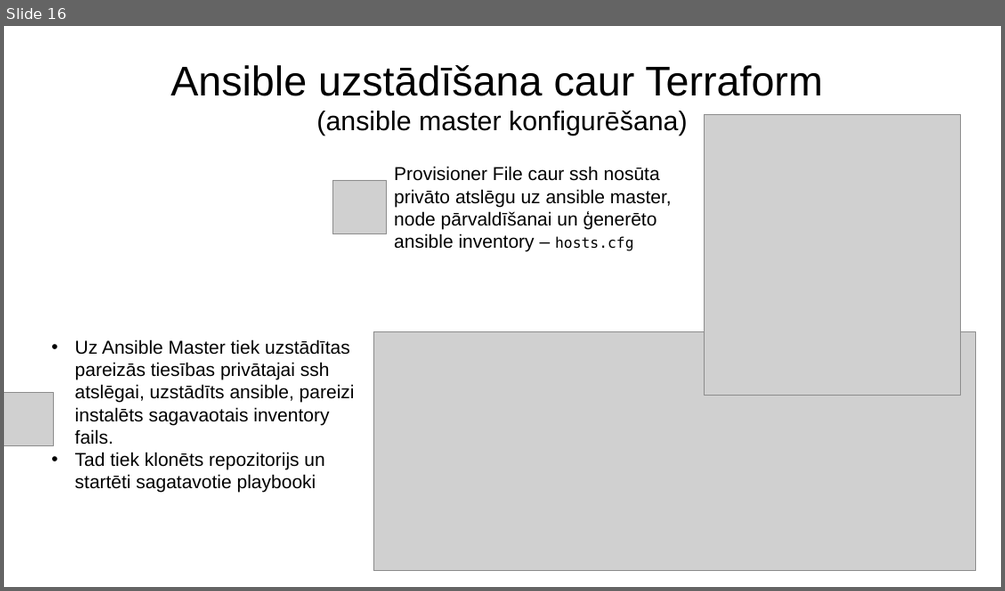
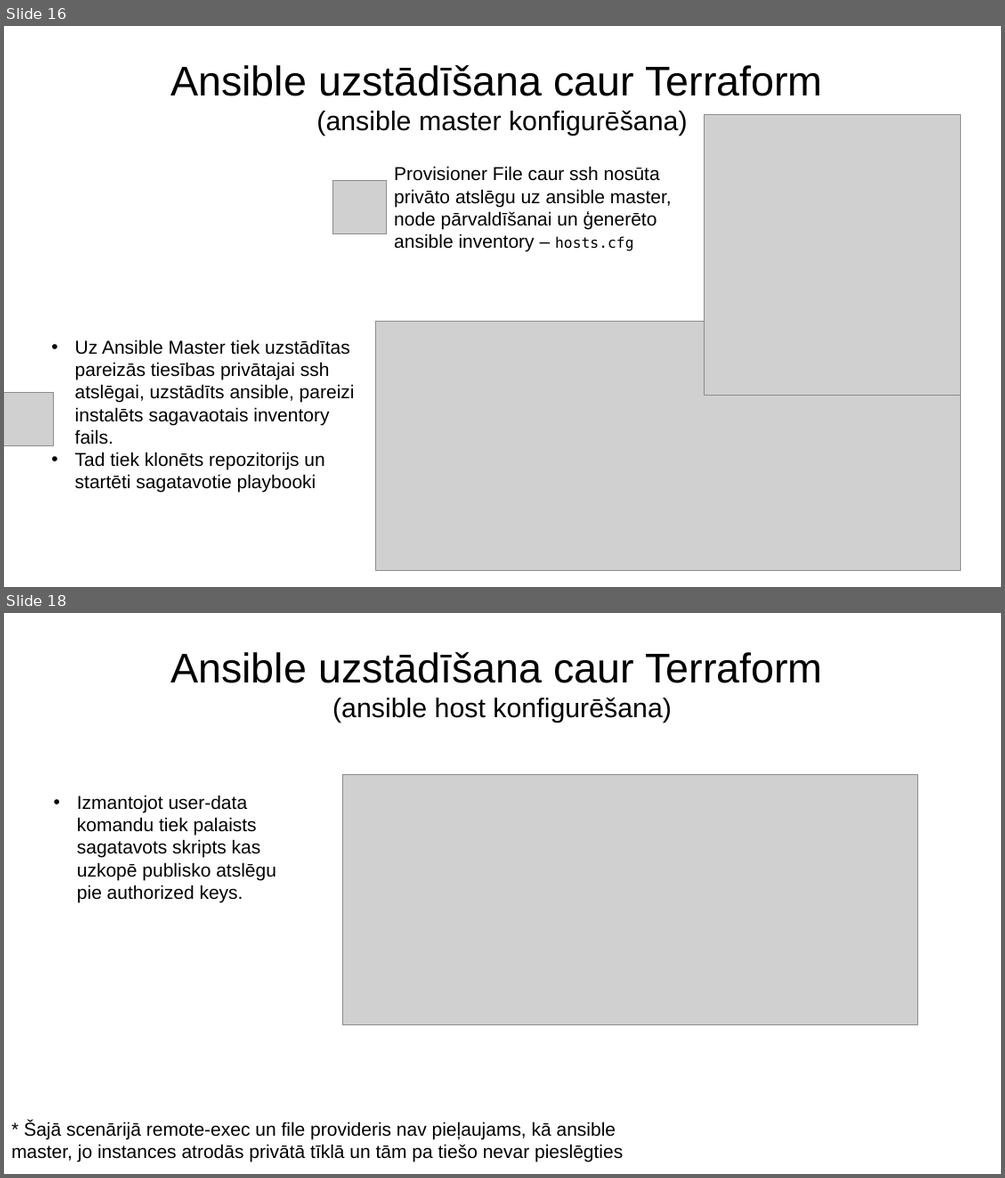
Before and after one commit to DitaGabalina/devops_db_group, a slide deck: docs/Slaidi.2022.07.04_v2.pptx. Shown one above the other, each under a label of ours: slide 16 before the commit, slides 16 and 18 after it; the slides between them are not shown. The pictures are 1005x591 and 1005x1178 pixels, drawn with LibreOffice and Linux fonts; fonts in the diff are those of the drawing; grey boxes stand for pictures. Boxes give left, top, right and bottom in pixels: in the first picture for what was removed or moved away, otherwise in the second. Text is boxed around its words. In the diff, an @@ line names an element or a change of style, - is before the commit and + after.

```diff
--- a/docs/Slaidi.2022.07.04_v2.pptx
+++ b/docs/Slaidi.2022.07.04_v2.pptx
@@ slide 18 added at bbox=[4, 613, 1001, 1174], background #FFFFFF @@
@@ title added at bbox=[170, 652, 822, 722], 40 pt, text #000000 @@
+Ansible uzstādīšana caur Terraform
+(ansible host konfigurēšana)
@@ text added at bbox=[77, 795, 276, 902], 18 pt, text #000000 @@
+• Izmantojot user-data komandu tiek palaists sagatavots skripts kas uzkopē publisko atslēgu pie authorized keys.
@@ picture added at bbox=[343, 775, 918, 1026] @@
@@ text added at bbox=[11, 1120, 623, 1162], 18 pt, text #000000 @@
+* Šajā scenārijā remote-exec un file provideris nav pieļaujams, kā ansible master, jo instances atrodās privātā tīklā un tām pa tiešo nevar pieslēgties
@@ slide 16 changed as well @@
@@ picture: place and size @@
-picture at bbox=[373, 332, 975, 572]
+picture at bbox=[376, 321, 961, 571]
```
Also in this commit, not shown: 15 other slides changed, 2 other slides added, 1 slide removed, 1 other file.
